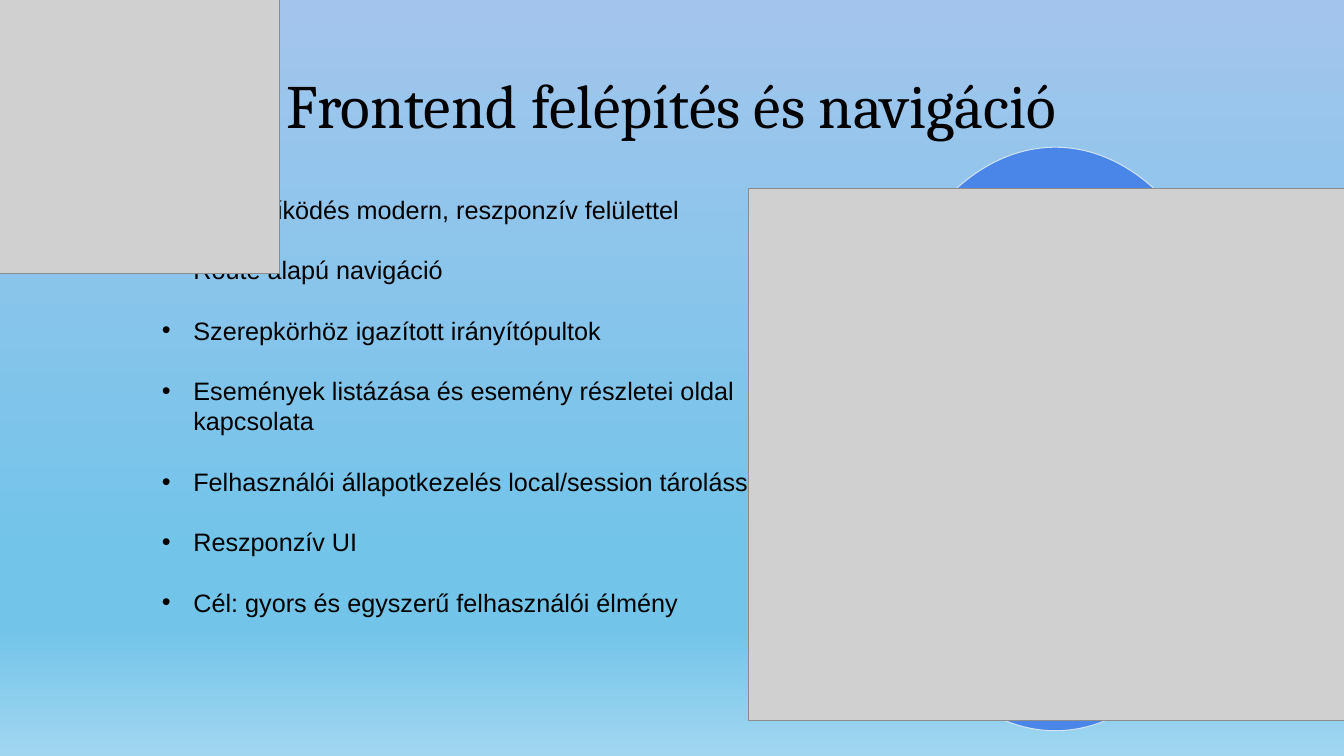
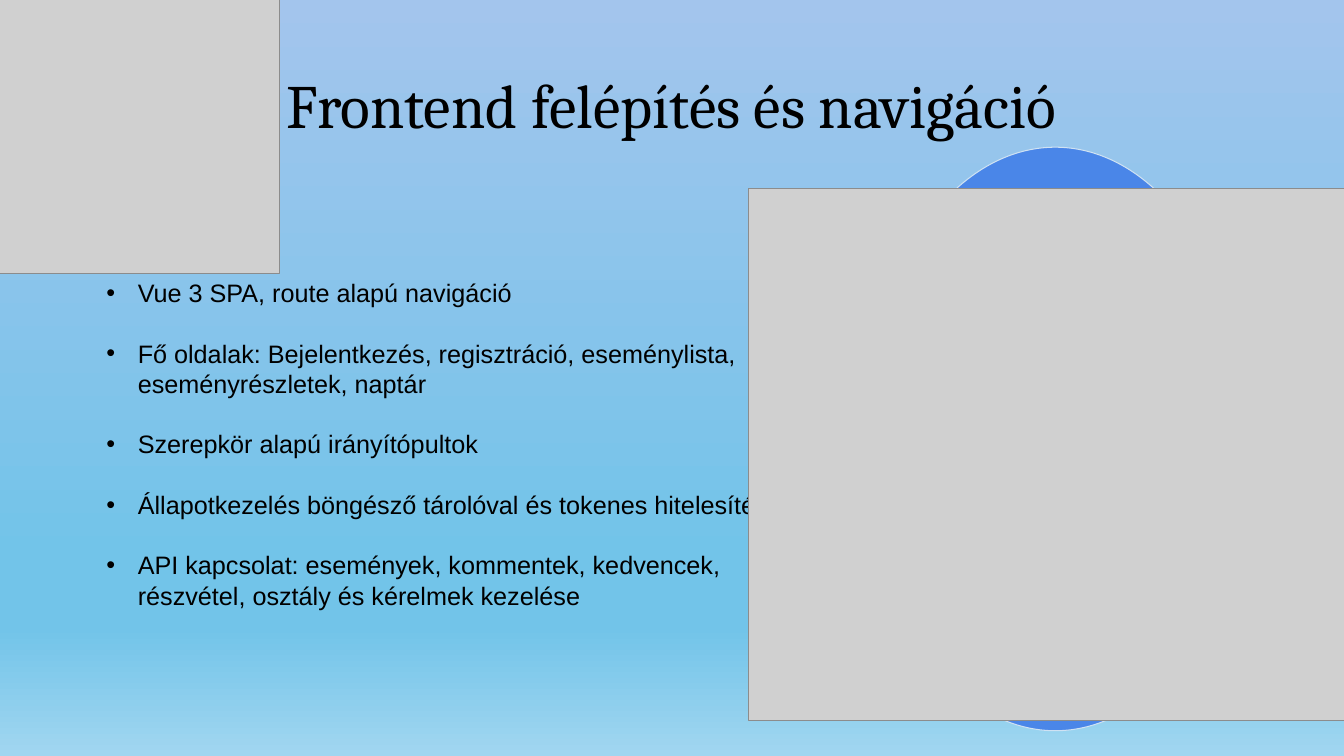
Before and after one commit to nagyls/13_S2_5_vizsgaremek, a slide deck: slide 5 of dokumentumok/Prezentáció_NagyLevedSamuel_TothTamas.pptx (slide 7 before the commit). Drawn at 1344x756 pixels with LibreOffice and Linux fonts; fonts in the diff are those of the drawing; grey boxes stand for pictures. Boxes give left, top, right and bottom in pixels: in the first picture for what was removed or moved away, otherwise in the second. Text is boxed around its words. In the diff, an @@ line names an element or a change of style, - is before the commit and + after.

```diff
--- a/dokumentumok/Prezentáció_NagyLevedSamuel_TothTamas.pptx
+++ b/dokumentumok/Prezentáció_NagyLevedSamuel_TothTamas.pptx
@@ text at (138,283,800,610): text changed @@
-• SPA működés modern, reszponzív felülettel
-• Route alapú navigáció
-• Szerepkörhöz igazított irányítópultok
-• Események listázása és esemény részletei oldal kapcsolata
-• Felhasználói állapotkezelés local/session tárolással
-• Reszponzív UI
-• Cél: gyors és egyszerű felhasználói élmény
+• Vue 3 SPA, route alapú navigáció
+• Fő oldalak: Bejelentkezés, regisztráció, eseménylista, eseményrészletek, naptár
+• Szerepkör alapú irányítópultok
+• Állapotkezelés böngésző tárolóval és tokenes hitelesítéssel
+• API kapcsolat: események, kommentek, kedvencek, részvétel, osztály és kérelmek kezelése
```
Also in this commit, not shown: 4 other slides changed, 2 slides added, 1 slide removed.
